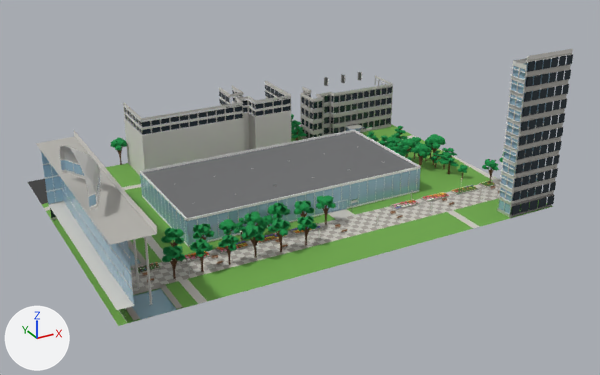
What one commit did to the FBX model unity/KatsushikaCampusDays/Assets/Models/Interiors/research2.fbx.
The view is the same before and after, from a camera (50 mm lens) standing at (-123.4, -196.7, 111.2) and looking at (-6.4, 16.0, 4.9). Lighting does not change. The marker at lower left points along +X, +Y and +Z. The older version comes first. Where no turn or scale is listed for an object, it has been applied to the vertices.

Objects in the first picture: 'ext_research2', 'ext_research2_trees', 'wall_research2'.
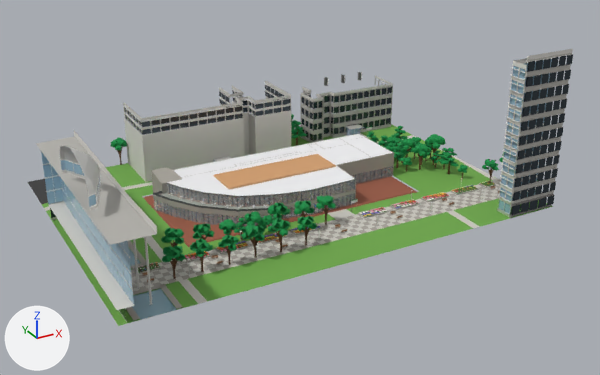
Changed parts and their boxes [x1, y1, x2, y2] in the pictures (600 x 375 px; the box of a moved part takes in the faces that stretch with it):
'wall_research2', reshaped (13% narrower, 19% shorter): before [140, 130, 421, 247]; after [151, 133, 394, 227]
'furn_research2_07_terrace', added: after [169, 193, 268, 209]
part 1 of me_floor_research2, rebuilt (not visible before): after [144, 176, 416, 247]
part 2 of me_floor_research2, added: after [161, 190, 352, 210]
part 3 of me_wall_research2, moved or reshaped (not visible afterwards): before [140, 174, 189, 245]
part 4 of me_wall_research2, rebuilt: before [142, 190, 419, 247]; after [151, 134, 394, 217]
part 5 of me_wall_research2, rebuilt (14% narrower, 30% shorter): before [140, 130, 421, 221]; after [152, 133, 393, 196]
part 6 of me_wall_research2, deleted: before [143, 132, 418, 241]
part 7 of me_wall_research2, cut back: before [187, 169, 421, 245]; after [153, 138, 393, 227]
part 8 of me_ext_research2, added: after [358, 207, 389, 218]
part 9 of me_ext_research2, built on: [143, 187, 499, 276] in both

The change, as a diff of the scene's bpy script:
```diff
--- a/unity/KatsushikaCampusDays/Assets/Models/Interiors/research2.fbx.py
+++ b/unity/KatsushikaCampusDays/Assets/Models/Interiors/research2.fbx.py
@@ me_wall_research2 @@
-me_wall_research2.from_pydata(...)  # 3992 vertices, 2893 faces; spans x -49.4..31.9, y 4.0..44.3, z -0.3..8.9
-me_wall_research2.materials.append(mat_wall_white)  # white #f3f3f1
-me_wall_research2.materials.append(mat_glass_clear)  # blue #9fc4d8
-me_wall_research2.materials.append(mat_metal_white)  # light grey #e2e2de
+me_wall_research2.from_pydata(...)  # 3057 vertices, 1446 faces; spans x -49.4..31.9, y 4.0..44.3, z 0.0..8.9
+# me_wall_research2 part 3: the loose piece of 8 vertices spanning x -49.3, y 4.0..44.3, z 0.5..8.2 is scaled about its middle by (5.47, 0.00181, 0.468), then moved by (2.5, 2.9, -2.6), in mat_research2_mullion_dark (dark blue #434c5b)
+# me_wall_research2 part 4: the loose piece of 32 vertices spanning x -49.4..31.9, y 4.0..44.3, z 0.0..0.5 is rebuilt with 264 vertices and now spans x -49.4..31.9, y 4.0..44.3, z 0.0..8.9
+# me_wall_research2 part 5: the loose piece of 32 vertices spanning x -49.4..31.9, y 4.0..44.3, z 8.2..8.9 is rebuilt with 45 vertices and now spans x -46.4..31.9, y 5.5..44.3, z 8.4, in mat_research2_wall_concrete (grey #aaa59c)
+# me_wall_research2 part 6: 439 loose pieces with 3838 vertices, spanning x -49.4..31.9, y 4.0..44.3, z -0.3..8.2, are deleted
+# me_wall_research2 part 7: 26 vertices removed from x -49.4..31.9, y 4.1..4.2, z 0.0..8.2; 2684 vertices added at x -49.4..31.9, y 4.0..41.1, z 0.0..8.9
+# other edits to the shape of me_wall_research2 do not show in these pictures
 me_wall_research2.materials.append(mat_metal_gray)
-me_wall_research2.materials.append(mat_sign_exit_green)  # green #42da99, glowing green #59f9ad
-me_wall_research2.materials.append(mat_ceiling_dark)  # grey #6e6f70
-me_wall_research2.materials.append(mat_concrete_light)  # light grey #d8d6d0
-me_wall_research2.materials.append(mat_concrete_grey)  # grey #b4b2ac
-me_wall_research2.materials.append(mat_floor_tile_grey)  # light grey #c5c6c6
-me_wall_research2.materials.append(mat_glass_partition)  # white #e2eaeb
 me_wall_research2.materials.append(mat_light_panel)
-me_wall_research2.materials.append(mat_ceiling_white)  # white #f6f6f5
-me_wall_research2.materials.append(mat_ceiling_grid)  # light grey #d1d2d3
-me_wall_research2.materials.append(mat_wall_grey)  # light grey #d8d9d8
-me_wall_research2.materials.append(mat_metal_dark)  # grey #6c6e6f
+me_wall_research2.materials.append(mat_research2_wall_concrete)  # grey #aaa59c
+me_wall_research2.materials.append(mat_research2_glass)  # white #dce6ea
+me_wall_research2.materials.append(mat_research2_mullion_dark)  # dark blue #434c5b
+me_wall_research2.materials.append(mat_research2_mesh_fence)  # grey #6e7276
+me_wall_research2.materials.append(mat_research2_steel_dark)  # dark grey #2e3236
+me_wall_research2.materials.append(mat_research2_sash_2f)  # greyish blue #4d535c
+me_wall_research2.materials.append(mat_research2_stainless)  # light grey #c8cacc
+me_wall_research2.materials.append(mat_research2_panel_grey)  # grey #a8ada5
+me_wall_research2.materials.append(mat_research2_soffit)  # beige #f5e5c9
+me_wall_research2.materials.append(mat_research2_brick_core)  # dark grey #35302e
+me_wall_research2.materials.append(mat_research2_ceiling_white)  # white #f0eee8
+me_wall_research2.materials.append(mat_research2_glow_warm)  # beige #ffd9a8, glowing beige #ffd9a8
+me_wall_research2.materials.append(mat_research2_ceiling_2f_white)  # white #f2f2f4
+me_wall_research2.materials.append(mat_research2_ceiling_wood)  # beige #d6a16f
+me_wall_research2.materials.append(mat_research2_led_linear)  # pale yellow #fff4e0, glowing pale yellow #fff4e0
@@ me_ext_research2 @@
-me_ext_research2.from_pydata(...)  # 11981 vertices, 6916 faces; spans x -79.4..61.9, y -26.0..74.3, z 0.0..50.7
+me_ext_research2.from_pydata(...)  # 12576 vertices, 7337 faces; spans x -79.4..61.9, y -26.0..74.3, z 0.0..50.7
+# me_ext_research2 part 8: the loose piece of 24 vertices spanning x 16.9..25.9, y -4.5..-0.9, z 0.0..0.4 is copied, and the copy is moved by (-12.0, 0.0, 0.0); it spans x 4.9..13.9, y -4.5..-0.9, z 0.0..0.4
+# me_ext_research2 part 9: 110 vertices moved within x -66.4..55.2, y -12.0..-1.6, z 0.0..4.0; 336 vertices added at x 4.9..13.9, y -4.3..-1.0, z 0.4..0.7
+# other edits to the shape of me_ext_research2 do not show in these pictures
 me_ext_research2.materials.append(mat_stone_dark)
@@ me_floor_research2 @@
-me_floor_research2.from_pydata(...)  # 12 vertices, 7 faces; spans x -49.4..31.9, y 4.0..44.3, z -0.3..0.0
-me_floor_research2.materials.append(mat_floor_tile_white)  # white #eeedeb
-me_floor_research2.materials.append(mat_concrete_grey)  # grey #b4b2ac
+me_floor_research2.from_pydata(...)  # 101 vertices, 47 faces; spans x -49.4..31.9, y 4.0..44.3, z -1.0..4.8
+# me_floor_research2 part 1: the loose piece of 8 vertices spanning x -49.4..31.9, y 4.0..44.3, z -0.3..0.0 is rebuilt with 8 vertices and now spans x -49.4..31.9, y 4.0..44.3, z -1.0..0.0, in mat_research2_ground_brick (brown #9a5b45)
+# me_floor_research2 part 2: a new loose piece of 65 vertices spanning x -48.8..31.9, y 4.7..41.3, z 4.8
+# other edits to the shape of me_floor_research2 do not show in these pictures
+me_floor_research2.materials.append(mat_research2_panel_grey)  # grey #a8ada5
+me_floor_research2.materials.append(mat_research2_floor_1f_wood)  # brown #8c6046
+me_floor_research2.materials.append(mat_research2_floor_2f_oak)  # brown #c49771
+me_floor_research2.materials.append(mat_research2_ground_brick)  # brown #9a5b45
@@ ob_furn_research2_07_terrace @@
+ob_furn_research2_07_terrace = bpy.data.objects.new('furn_research2_07_terrace', me_furn_research2_07_terrace)  # 960 vertices, 700 faces; spans x -45.1..-22.4, y 6.7..30.4, z 4.8..5.6; in mat_research2_terrace_white (white #ededea), mat_research2_chrome (light grey #d8dadc)
+ob_furn_research2_07_terrace.location = (0.0, 0.0, 0.0)
```
